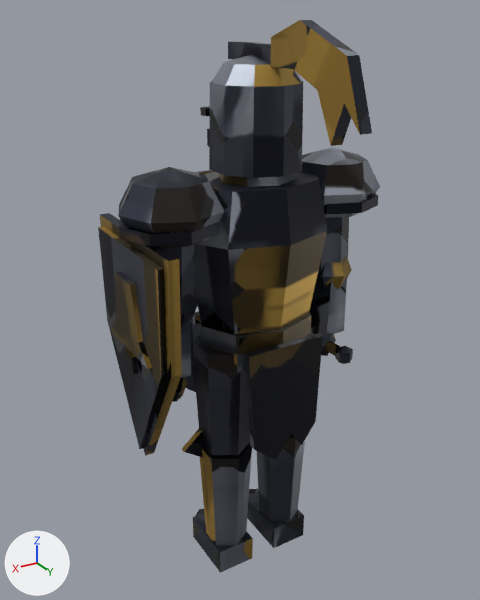
The glTF model assets/models/knight.glb, before and after one commit.
One viewpoint serves both versions: a 50 mm camera at (1.007, 1.588, 1.758) aimed at (-0.069, -0.205, 0.861). Lighting does not change. The marker at lower left points along +X, +Y and +Z. The older version comes first. Vertices at exactly the same position are counted once.

The older version as bpy lines, for what is in view:
```python
me_knightmesh = bpy.data.meshes.new('KnightMesh')
me_knightmesh.from_pydata(...)  # 754 vertices, 1284 faces; spans x -0.42..0.42, y -0.94..0.45, z -0.02..1.75
me_knightmesh.materials.append(mat_knightmesh_baked)
ob_knightmesh = bpy.data.objects.new('KnightMesh', me_knightmesh)
ob_knightmesh.location = (0.0, 0.0, 0.0)
```
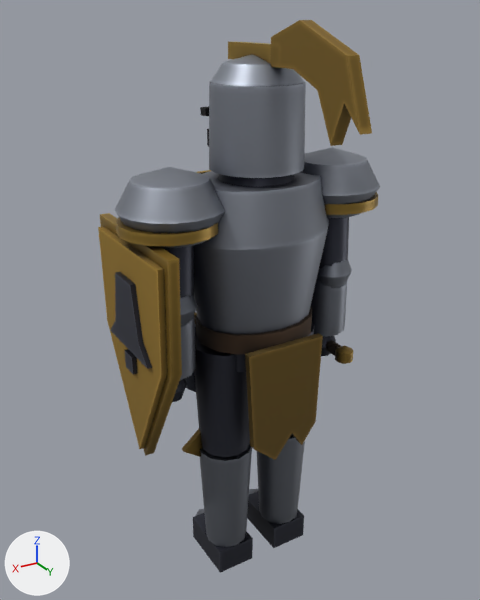
What differs and where, as boxes [x1, y1, x2, y2] in the pictures (480 x 600 px):
```json
{"part": 1, "of": "me_knightmesh", "change": "built on", "before": [335, 346, 344, 362], "after": [115, 55, 380, 547]}
{"part": 2, "of": "me_knightmesh", "change": "surface changed", "before": [98, 20, 372, 573], "after": [98, 20, 372, 573]}
```

Scene script edits in JSON lines:
```json
{"block": "me_knightmesh", "where": "# used by ob_knightmesh; location = (0.0, 0.0, 0.0)"}
{"op": "remove", "block": "me_knightmesh", "code": "me_knightmesh.from_pydata(...)  # 754 vertices, 1284 faces; spans x -0.42..0.42, y -0.94..0.45, z -0.02..1.75"}
{"op": "add", "block": "me_knightmesh", "code": "me_knightmesh.from_pydata(...)  # 1184 vertices, 2160 faces; spans x -0.42..0.42, y -0.94..0.45, z -0.02..1.75"}
{"block": "me_knightmesh", "change": "me_knightmesh part 1: 4 vertices moved within x -0.3..0.04, y -0.04..0.08, z 0.47..0.75; 2 vertices removed from x -0.3..-0.27, y 0.08, z 0.71; 432 vertices added at x -0.41..0.41, y -0.17..0.17, z 0.09..1.64"}
{"block": "me_knightmesh", "change": "me_knightmesh part 2: 472 kept faces spanning x -0.33..0.41, y -0.94..0.45, z -0.02..1.75 get new texture (UV) coordinates"}
```
